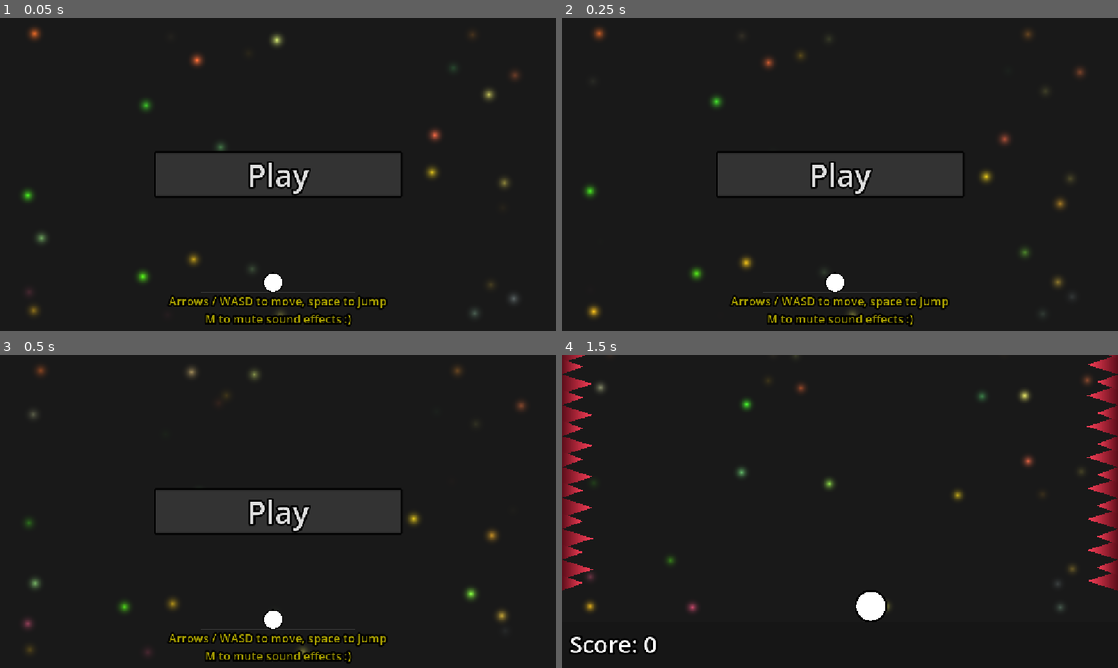
Above: before the commit, frames 1-4 (two rows, left to right).
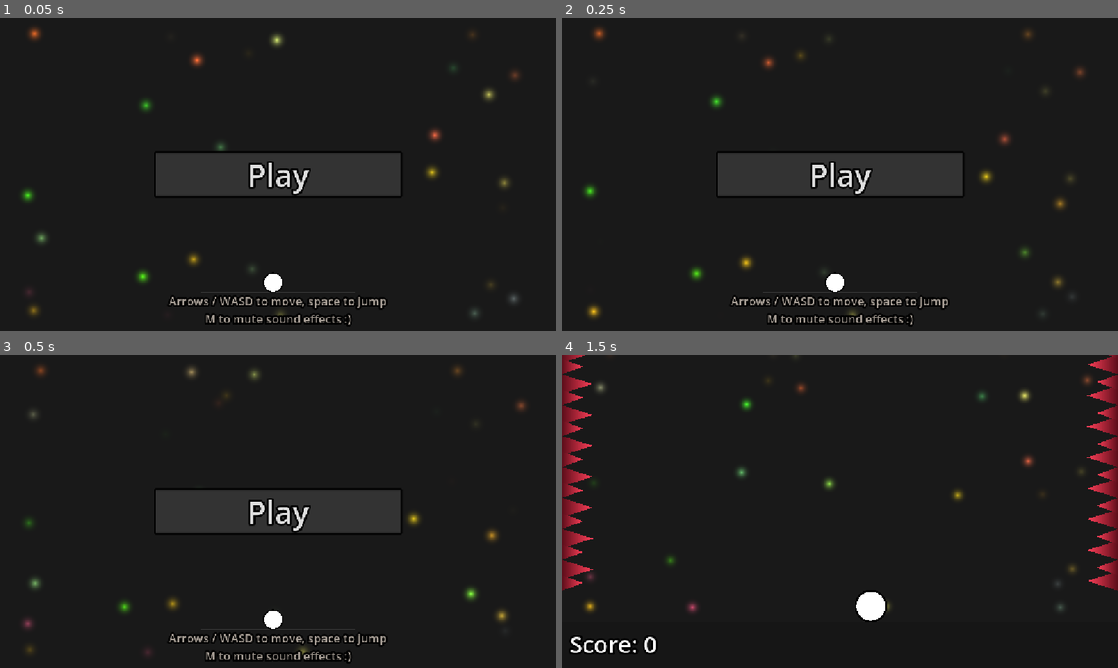
Above: after the commit, the same moments.

Repository: vindognz/dodge-the-spikes
Game: Godot game, scene res://scenes/start.tscn
Two runs of this game, one before a commit and one after it. Both use one fixed random seed, a clock stepped at 60 frames per second and the inputs below.
Inputs (mouse positions are in pixels of both pictures, inside the frame that each line leads up to):
- Up to frame 1 (0.05 s): no input
- Up to frame 2 (0.25 s): no input
- Up to frame 3 (0.5 s): no input
- Up to frame 4 (1.5 s): click "Play" at 0.5 s; tap Enter at 1.25 s; move the mouse to (962, 495) at 1.27 s; hold Right (right) from 1.28 s (still down); tap Alt at 1.35 s; click (962, 495) at 1.42 s

The runs differ from the first frame. In frame 1, 0.7% of the frame differs, in the area x 30-70%, y 89-98%; in frame 2, 0.7%; in frame 3, 0.7%; in frame 4, nothing differs.

Commit message:
somehow that updated it... okay

Diff:
--- a/scenes/start.tscn
+++ b/scenes/start.tscn
@@ -76,7 +76,7 @@
 offset_bottom = -8.0
 grow_horizontal = 2
 grow_vertical = 0
-theme_override_colors/font_color = Color(0.65882355, 0.62352943, 0, 1)
+theme_override_colors/font_color = Color(0.65882355, 0.62352943, 0.5882353, 1)
 theme_override_constants/outline_size = 16
 theme_override_font_sizes/font_size = 24
 text = "Arrows / WASD to move, space to jump
Not shown, changed: web-export/index.pck
